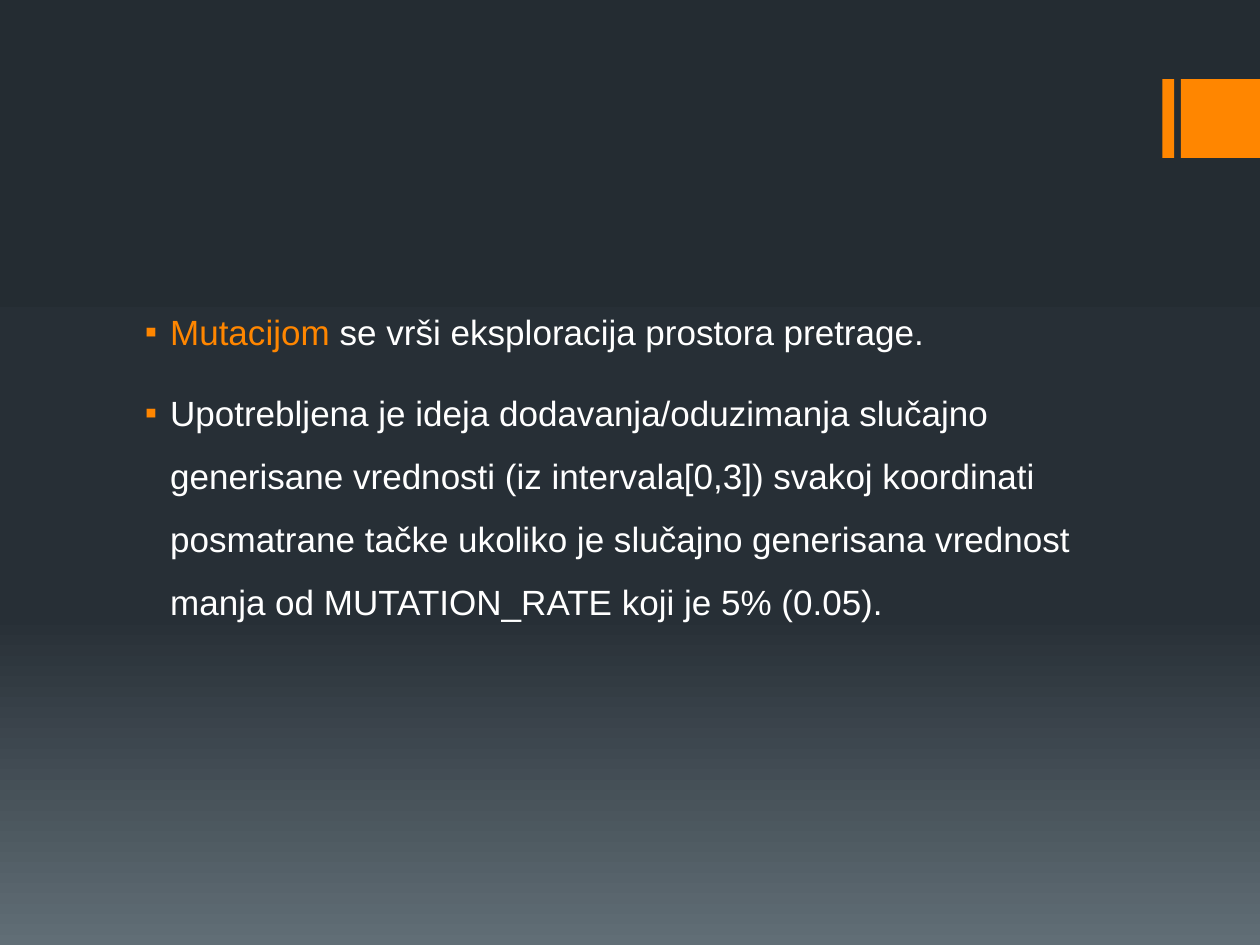
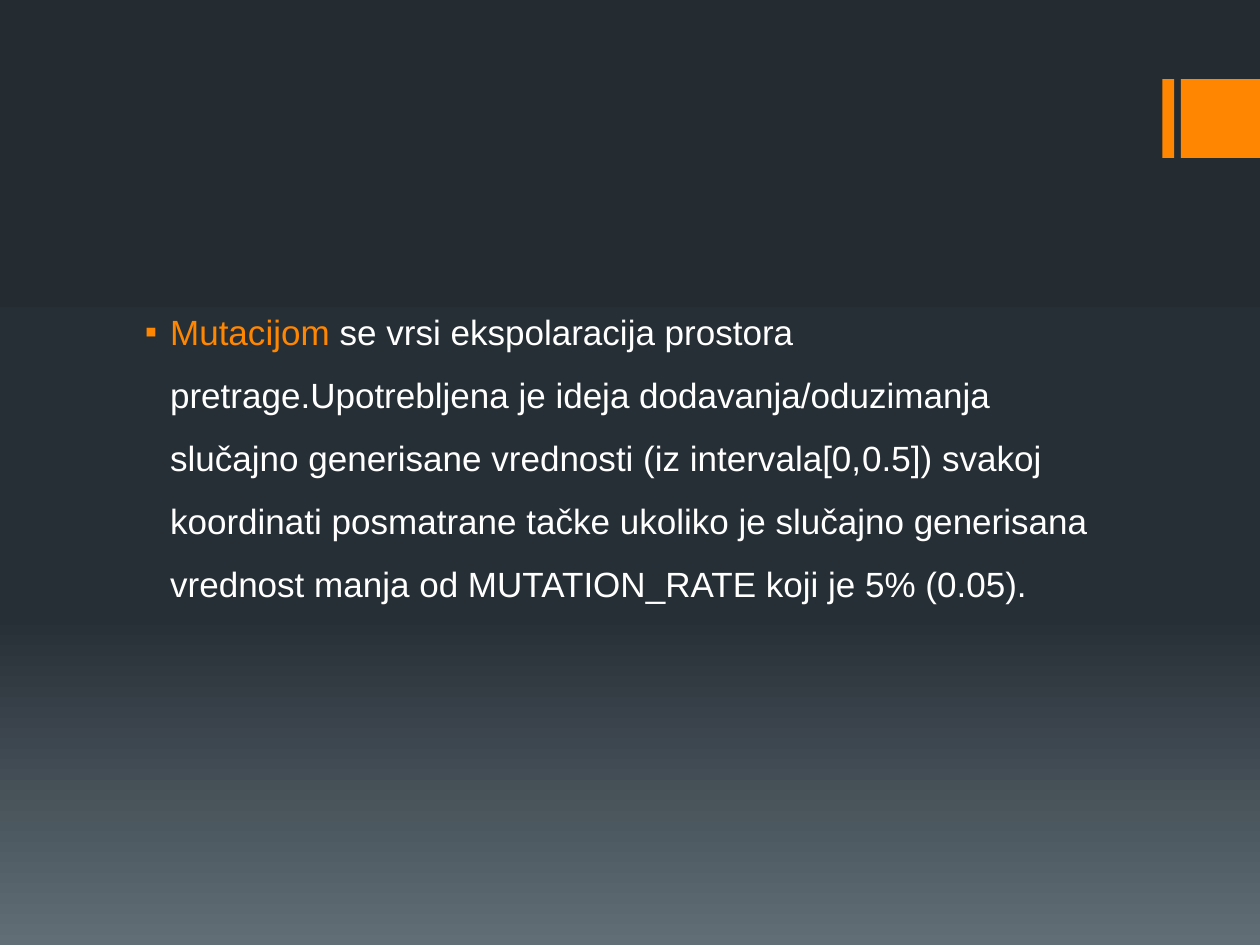
Before and after one commit to erminskrijelj/RI_projekat, a slide deck: slide 7 of Documentations/GA.pptx. Drawn at 1260x945 pixels with LibreOffice and Linux fonts; fonts in the diff are those of the drawing. Boxes give left, top, right and bottom in pixels: in the first picture for what was removed or moved away, otherwise in the second. Text is boxed around its words. In the diff, an @@ line names an element or a change of style, - is before the commit and + after.

```diff
--- a/Documentations/GA.pptx
+++ b/Documentations/GA.pptx
@@ text at (x1=170, y1=319, x2=1087, y2=604): text changed @@
-▪ Mutacijom se vrši eksploracija prostora pretrage.
-▪ Upotrebljena je ideja dodavanja/oduzimanja slučajno generisane vrednosti (iz intervala[0,3]) svakoj koordinati posmatrane tačke ukoliko je slučajno generisana vrednost manja od MUTATION_RATE koji je 5% (0.05).
+▪ Mutacijom se vrsi ekspolaracija prostora pretrage.Upotrebljena je ideja dodavanja/oduzimanja slučajno generisane vrednosti (iz intervala[0,0.5]) svakoj koordinati posmatrane tačke ukoliko je slučajno generisana vrednost manja od MUTATION_RATE koji je 5% (0.05).
```
Also in this commit, not shown: 5 other slides changed, 7 slides added, 3 slides removed, 4 other files.
